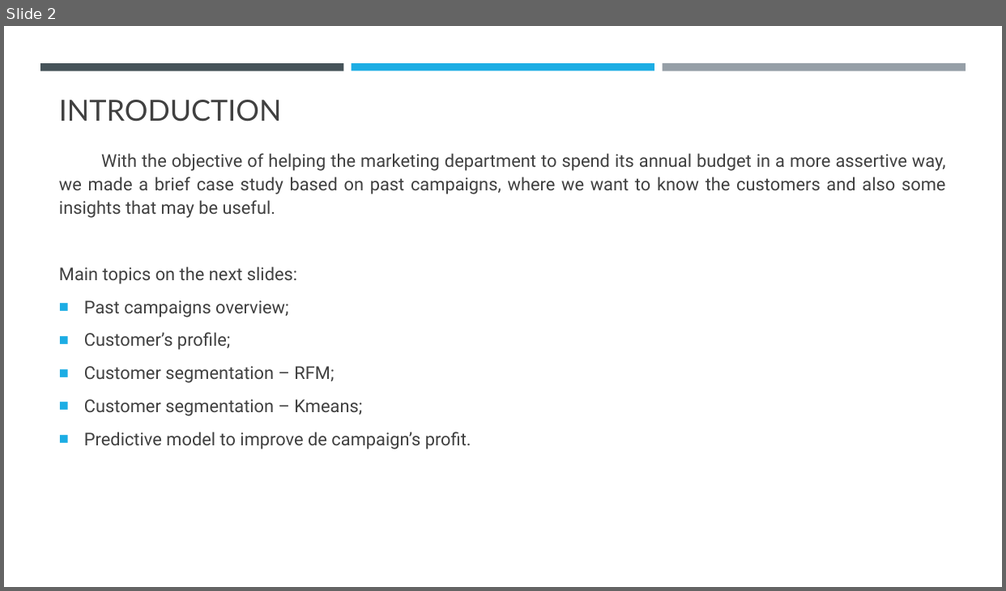
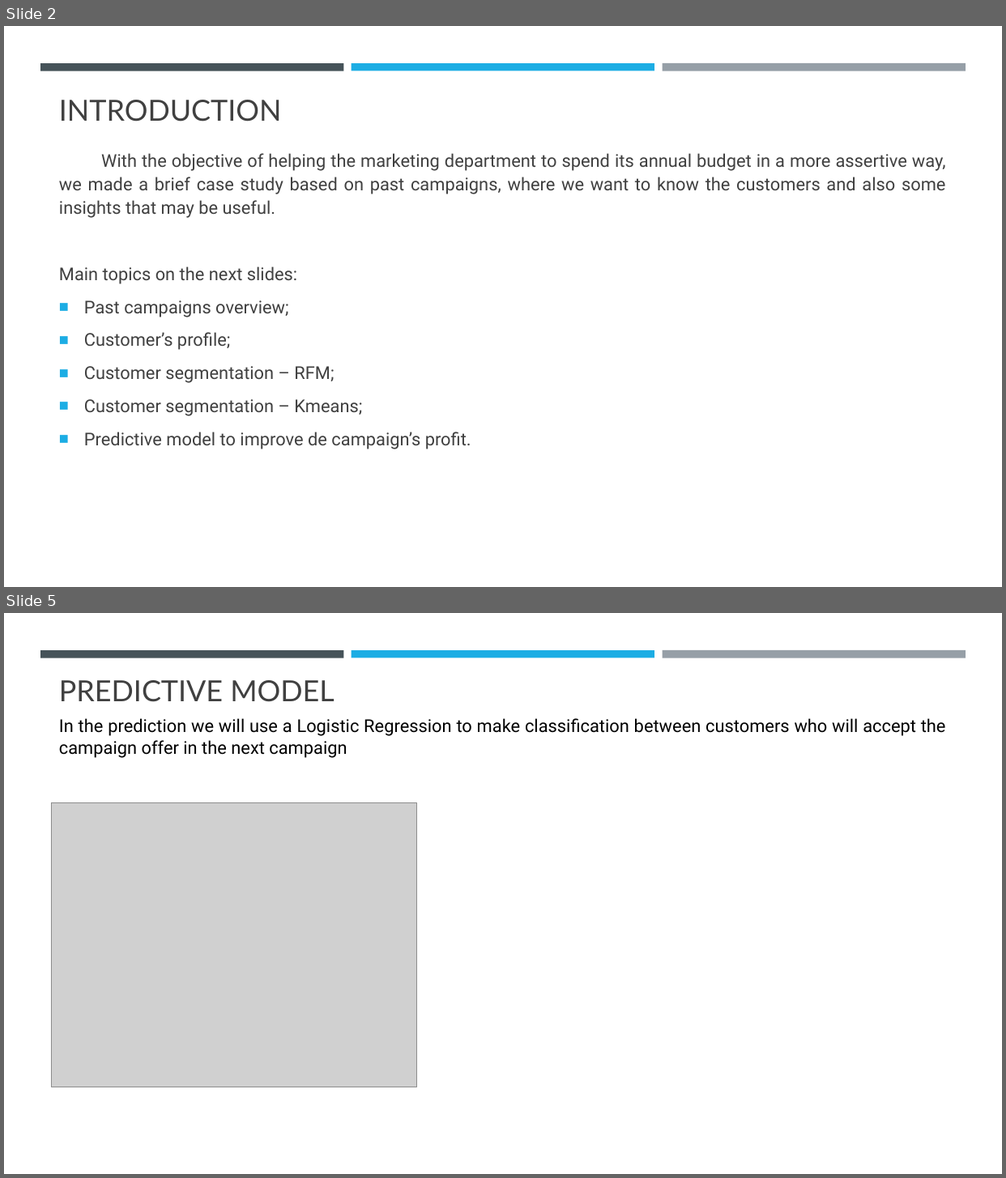
Before and after one commit to fpmacedo/ifood_data_analyst_test, a slide deck: iFood Data Business Analyst Case.pptx. Shown one above the other, each under a label of ours: slide 2 before the commit, slides 2 and 5 after it; the slides between them are not shown. The pictures are 1006x591 and 1006x1178 pixels, drawn with LibreOffice and Linux fonts; fonts in the diff are those of the drawing; grey boxes stand for pictures. Boxes give left, top, right and bottom in pixels: in the first picture for what was removed or moved away, otherwise in the second. Text is boxed around its words. In the diff, an @@ line names an element or a change of style, - is before the commit and + after.

Commit message:
classification commit

```diff
--- a/iFood Data Business Analyst Case.pptx
+++ b/iFood Data Business Analyst Case.pptx
@@ slide 5 added at bbox=[4, 613, 1002, 1174], background #FFFFFF; not listed: 3 template elements that a slide beside it also shows @@
@@ title added at bbox=[59, 680, 334, 702], 28 pt, text #404040 @@
+PREDICTIVE MODEL
@@ text added at bbox=[59, 718, 946, 758], 17 pt, text #000000 @@
+In the prediction we will use a Logistic Regression to make classification between customers who will accept the campaign offer in the next campaign
@@ picture added at bbox=[52, 803, 417, 1087] @@
```
Also in this commit, not shown: 6 slides changed, 1 other slide added, 1 slide removed, 1 other file.
